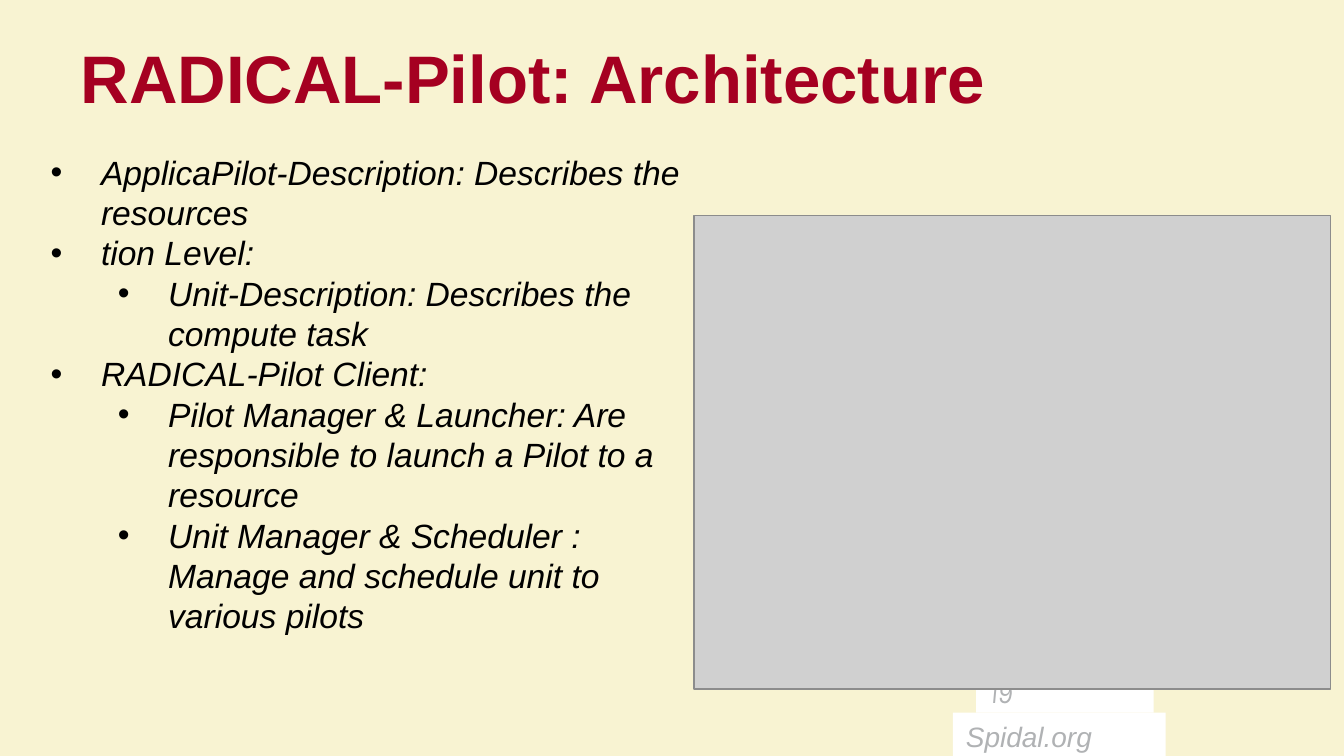
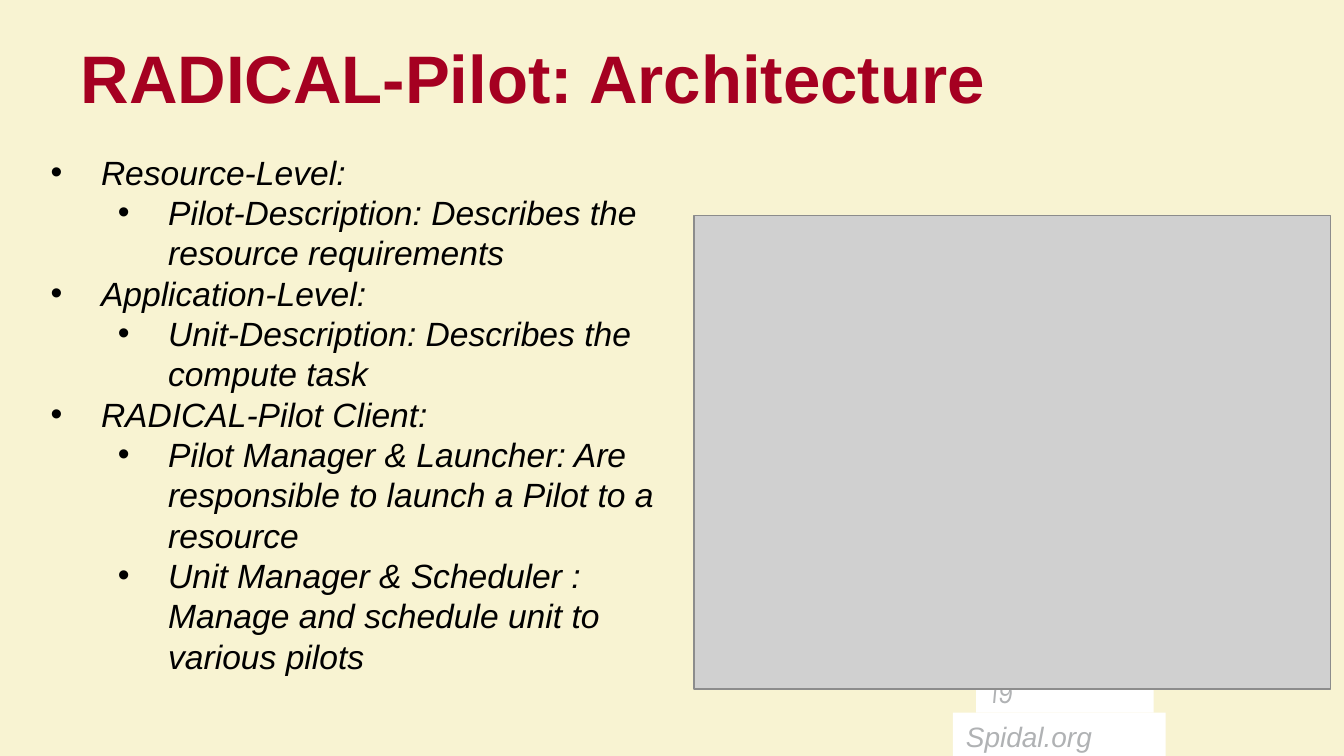
Before and after one commit to radical-cybertools/BioSimTutorial, a slide deck: slide 19 of Slides/SPIDAL-MIDAS-BioSim-Feb2017.pptx. Drawn at 1344x756 pixels with LibreOffice and Linux fonts; fonts in the diff are those of the drawing; grey boxes stand for pictures; background and template pictures are left out. Boxes give left, top, right and bottom in pixels: in the first picture for what was removed or moved away, otherwise in the second. Text is boxed around its words. In the diff, an @@ line names an element or a change of style, - is before the commit and + after.

Commit message:
updated slide 19

```diff
--- a/Slides/SPIDAL-MIDAS-BioSim-Feb2017.pptx
+++ b/Slides/SPIDAL-MIDAS-BioSim-Feb2017.pptx
@@ text at <box>101,160,637,312</box>: text changed @@
-• ApplicaPilot-Description: Describes the resources
-• tion Level:
+• Resource-Level:
+  • Pilot-Description: Describes the resource requirements
+• Application-Level:
```
Also in this commit, not shown: 4 other slides changed.
